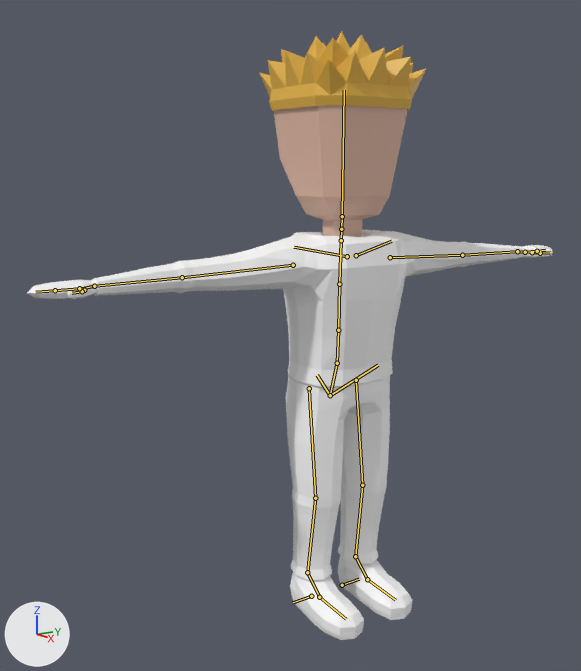
What one commit did to the Blender file Models/Character.blend.
Camera for both pictures: a 50 mm lens placed at (2.13, -1.63, 1.51), pointed at (0.06, -0.24, 1.0). Every picture has the same lights, and +X, +Y and +Z are marked at lower left. The bones that bend it are drawn over the model as lines.

Names of what the first picture shows: 'Hair', 'Hands', 'Head', 'Outfit', 'Shoes'.
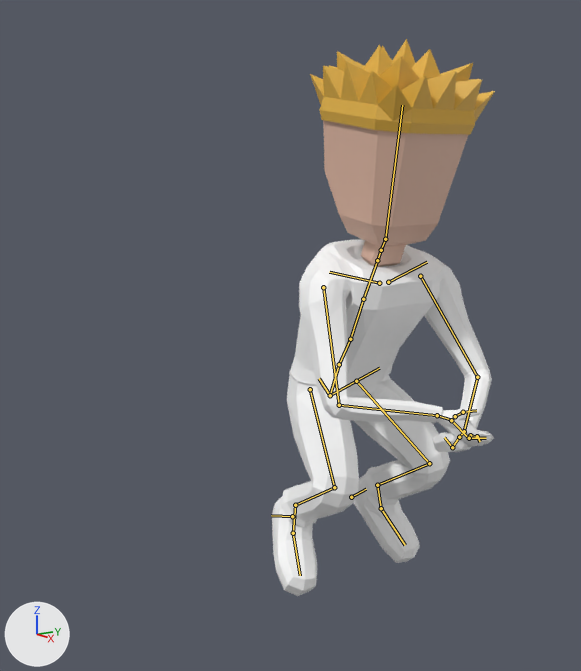
The newer file adds an action. The first version stands in its rest pose; the second is drawn at frame 40 of the action 'BroomIdle'.

Location of each change, (x1, y1, x2, y2) in pixels of the pictures (581 x 671 px):
'Outfit', posed (51% narrower, 18% shorter)
    before: (91, 230, 525, 581)
    after: (281, 239, 492, 528)
'Head', posed (8% wider, 11% taller)
    before: (274, 105, 408, 237)
    after: (323, 120, 468, 267)
'Hair', posed (10% wider, 20% taller)
    before: (259, 31, 427, 111)
    after: (310, 39, 495, 135)
'Shoes', posed
    before: (290, 556, 412, 640)
    after: (272, 475, 420, 596)
'Hands', posed (88% narrower, 15% shorter)
    before: (27, 245, 553, 299)
    after: (433, 406, 494, 452)
bone 'spine', root to tip
    before: (330, 395) to (337, 363)
    after: (330, 395) to (339, 364)
bone 'spine.001', root to tip
    before: (337, 363) to (338, 330)
    after: (339, 364) to (350, 339)
bone 'spine.002', root to tip
    before: (338, 330) to (339, 284)
    after: (350, 339) to (363, 299)
bone 'spine.006', root to tip
    before: (342, 216) to (344, 90)
    after: (385, 239) to (402, 105)
bone 'upper_arm.L', root to tip
    before: (390, 257) to (462, 255)
    after: (420, 276) to (477, 377)
bone 'forearm.L', root to tip
    before: (462, 255) to (517, 251)
    after: (477, 377) to (464, 431)
bone 'hand.L', root to tip
    before: (517, 251) to (525, 252)
    after: (464, 431) to (459, 437)
bone 'f_middle.01.L', root to tip
    before: (537, 251) to (545, 250)
    after: (452, 447) to (444, 437)
bone 'upper_arm.R', root to tip
    before: (293, 265) to (182, 277)
    after: (323, 287) to (339, 405)
bone 'forearm.R', root to tip
    before: (182, 277) to (94, 286)
    after: (339, 405) to (437, 415)
bone 'hand.R', root to tip
    before: (94, 286) to (79, 289)
    after: (437, 415) to (452, 420)
bone 'thumb.01.R', root to tip
    before: (84, 290) to (82, 291)
    after: (455, 416) to (463, 412)
bone 'palm.02.R', root to tip
    before: (79, 288) to (55, 290)
    after: (451, 420) to (468, 438)
bone 'f_middle.01.R', root to tip
    before: (55, 290) to (35, 292)
    after: (469, 438) to (486, 438)
bone 'thigh.L', root to tip
    before: (356, 380) to (362, 485)
    after: (356, 381) to (429, 463)
bone 'shin.L', root to tip
    before: (362, 485) to (355, 556)
    after: (429, 463) to (377, 485)
bone 'foot.L', root to tip
    before: (355, 556) to (367, 579)
    after: (377, 485) to (381, 508)
bone 'thigh.R', root to tip
    before: (309, 388) to (315, 498)
    after: (310, 389) to (334, 487)
bone 'shin.R', root to tip
    before: (315, 498) to (307, 572)
    after: (334, 487) to (295, 505)
bone 'foot.R', root to tip
    before: (307, 572) to (319, 597)
    after: (295, 505) to (293, 533)

The edits, one by one:
Bone 'spine' (bone_spine) turns from (0, 0, 0) to (5, 0, 0) degrees about its own x, y and z.
Bone 'spine.001' (bone_spine_001) turns from (0, 0, 0) to (24, 0, 0) degrees about its own x, y and z.
Bone 'spine.002' (bone_spine_002) turns from (0, 0, 0) to (-5, 2, 0) degrees about its own x, y and z.
Bone 'spine.006' (bone_spine_006) turns from (0, 0, 0) to (-15, 0, 0) degrees about its own x, y and z.
Bone 'upper_arm.L' (bone_upper_arm_l) turns from (0, 0, 0) to (62, 3, -66) degrees about its own x, y and z.
Bone 'forearm.L' (bone_forearm_l) turns from (0, 0, 0) to (21, -38, -74) degrees about its own x, y and z.
Bone 'hand.L' (bone_hand_l) turns from (0, 0, 0) to (0, 0, -15) degrees about its own x, y and z.
Bone 'f_middle.01.L' (bone_f_middle_01_l) turns from (0, 0, 0) to (61, 0, 0) degrees about its own x, y and z.
Bone 'upper_arm.R' (bone_upper_arm_r) turns from (0, 0, 0) to (62, 2, 65) degrees about its own x, y and z.
Bone 'forearm.R' (bone_forearm_r) turns from (0, 0, 0) to (31, 19, 84) degrees about its own x, y and z.
Bone 'hand.R' (bone_hand_r) turns from (0, 0, 0) to (0, 0, -16) degrees about its own x, y and z.
Bone 'thumb.01.R' (bone_thumb_01_r) turns from (0, 0, 0) to (0, 0, -21) degrees about its own x, y and z.
Bone 'palm.02.R' (bone_palm_02_r) turns from (0, 0, 0) to (-24, 0, 0) degrees about its own x, y and z.
Bone 'f_middle.01.R' (bone_f_middle_01_r) turns from (0, 0, 0) to (49, 0, 0) degrees about its own x, y and z.
Bone 'thigh.L' (bone_thigh_l) turns from (0, 0, 0) to (-47, -9, -10) degrees about its own x, y and z.
Bone 'shin.L' (bone_shin_l) turns from (0, 0, 0) to (94, 0, 4) degrees about its own x, y and z.
Bone 'foot.L' (bone_foot_l) turns from (0, 0, 0) to (-8, 0, 0) degrees about its own x, y and z.
Bone 'thigh.R' (bone_thigh_r) turns from (0, 0, 0) to (-47, 9, 14) degrees about its own x, y and z.
Bone 'shin.R' (bone_shin_r) turns from (0, 0, 0) to (96, 4, 0) degrees about its own x, y and z.
Bone 'foot.R' (bone_foot_r) turns from (0, 0, 0) to (-15, 0, 0) degrees about its own x, y and z.
